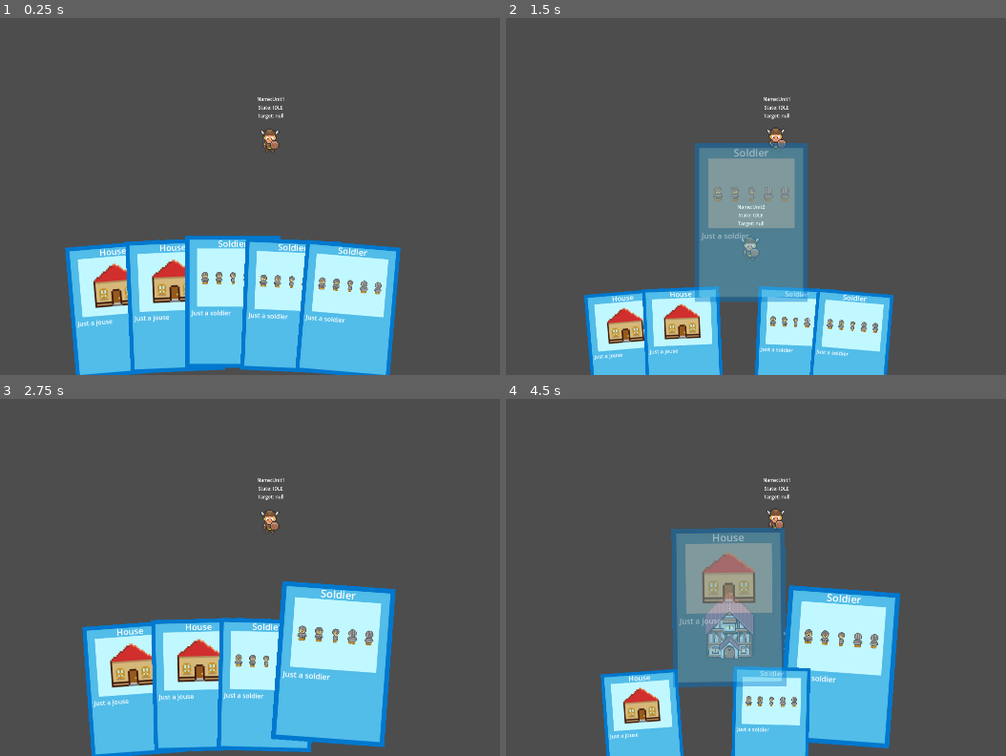
Above: before the commit, frames 1-4 (two rows, left to right).
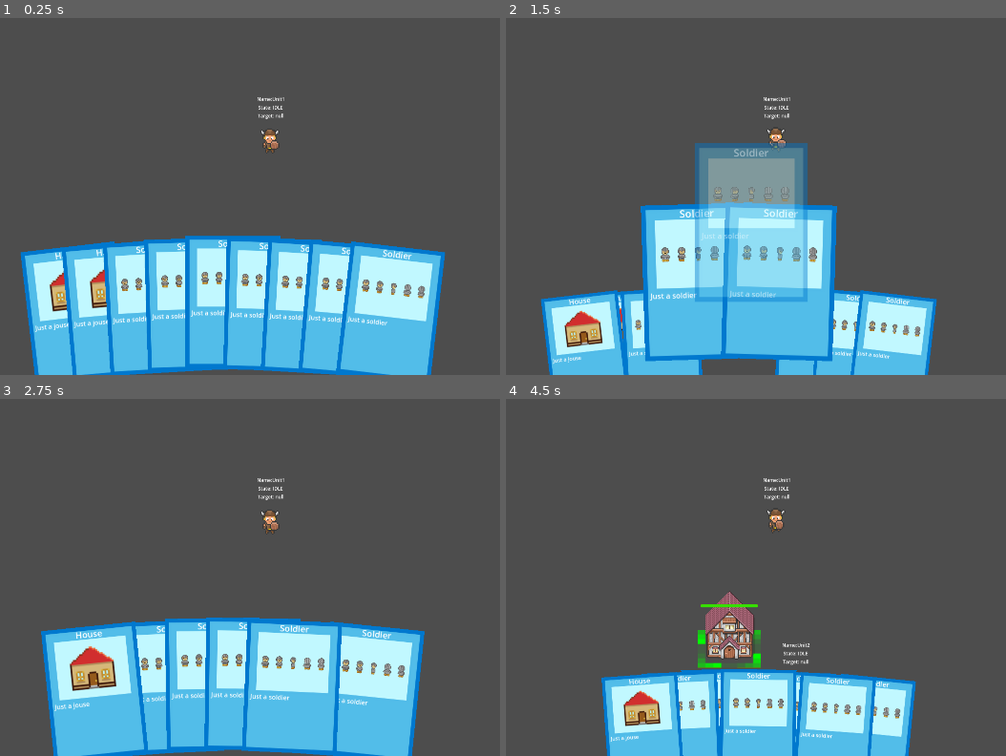
Above: after the commit, the same moments.

Repository: stranker/cardgame
Game: Godot game, scene res://Scenes/test_scene.tscn
Two runs of this game, one before a commit and one after it. Both use one fixed random seed, a clock stepped at 60 frames per second and the inputs below.
Inputs (mouse positions are in pixels of both pictures, inside the frame that each line leads up to):
- Up to frame 1 (0.25 s): no input
- Up to frame 2 (1.5 s): tap Enter at 0.5 s; drag from (776, 139) to (626, 310) at 0.52 s; drag from (741, 303) to (776, 139) at 1.27 s
- Up to frame 3 (2.75 s): move the mouse to (290, 688) at 2.02 s; click (290, 688) at 2.1 s
- Up to frame 4 (4.5 s): tap Space at 2.75 s; drag from (796, 684) to (776, 520) at 2.77 s; drag from (641, 688) to (776, 527) at 3.52 s; drag from (706, 684) to (776, 527) at 4.27 s

The runs differ from the first frame. In frame 1, 14% of the frame differs, in the area x 4-90%, y 61-100%; in frame 2, 22%; in frame 3, 18%; in frame 4, 23%, in the area x 18-83%, y 36-100%.

Commit message:
Add raycast to navigation component

Diff:
--- a/CardGame/Managers/selection_manager.gd
+++ b/CardGame/Managers/selection_manager.gd
@@ -165,9 +165,20 @@
 	pass
 
 func _process_point_data_on_objects(data : PointData):
+	var rand_radius = selected_objects.size() * 10
+	var angles_degrees = 360.0 / selected_objects.size()
+	print_debug("angles_degrees:", angles_degrees)
+	var accum_degrees = 0
 	for object in selected_objects:
+		var new_data : PointData = PointData.new()
+		new_data.object = data.object
+		var new_pos = data.position + Vector2(cos(deg_to_rad(accum_degrees)), sin(deg_to_rad(accum_degrees))) * rand_radius
+		new_data.position = new_pos
+		print_debug(new_data, data)
 		if object.has_method("do_action"):
-			object.do_action(data, false)
+			object.do_action(new_data, false)
+		accum_degrees += angles_degrees
+		print_debug("accum_degrees:", accum_degrees)
 	pass
 
 func on_map_event(event : InputEventMouse):
--- a/CardGame/Objects/Components/navigation_component.gd
+++ b/CardGame/Objects/Components/navigation_component.gd
@@ -2,11 +2,19 @@
 
 extends Node2D
 
+enum State { POSITION, TARGET }
+@export var state : State = State.POSITION
+
 @onready var navigation_agent : NavigationAgent2D = $NavigationAgent2D
 @export var min_distance_attack : float = 20.0
+@export var ray_cast_pivot : Node2D
+@export var front_ray_cast : RayCast2D
+
 var speed : float = 0
 var target : Node2D
 var target_position : Vector2
+
+var debug_direction : Vector2
 
 signal velocity_computed(vel)
 signal position_reached()
@@ -15,11 +23,14 @@
 func init(new_speed : float):
 	speed = new_speed
 	navigation_agent.max_speed = speed
+	for ray_cast in ray_cast_pivot.get_children():
+		ray_cast.add_exception(get_parent())
 	pass
 
 func target_object(obj : Node2D):
 	#print_debug("target_object")
 	target = obj
+	state = State.TARGET
 	if not target.destroy.is_connected(on_target_destroyed):
 		target.destroy.connect(on_target_destroyed)
 	move_to_position(obj.global_position)
@@ -27,11 +38,13 @@
 
 func force_move_to_position(pos : Vector2):
 	target = null
+	state = State.POSITION
 	move_to_position(pos)
 	pass
 
 func move_to_position(pos : Vector2):
 	$Timer.start()
+	set_enable_raycasts(true)
 	navigation_agent.target_position = pos
 	target_position = pos
 	set_physics_process(true)
@@ -45,12 +58,40 @@
 func _physics_process(delta):
 	if navigation_agent.is_navigation_finished():
 		return
-	if target != null and not target.is_queued_for_deletion():
-		move_to_position(target.global_position)
-		if global_position.distance_to(target.global_position) < min_distance_attack:
-			navigation_agent.target_position = get_parent().global_position
-	var next_path_position: Vector2 = navigation_agent.get_next_path_position()
-	var new_velocity: Vector2 = global_position.direction_to(next_path_position) * speed
+	match state:
+		State.POSITION:
+			_process_position(delta)
+		State.TARGET:
+			_process_target(delta)
+	pass
+
+func _process_position(delta : float):
+	_process_movement(delta)
+	pass
+
+func _draw():
+	draw_line(Vector2.ZERO, debug_direction * 100, Color.GREEN, 3)
+
+func _process_target(delta : float):
+	if not is_instance_valid(target): return
+	move_to_position(target.global_position)
+	_process_movement(delta)
+	pass
+
+func _process_movement(delta : float):
+	var direction = global_position.direction_to(navigation_agent.get_next_path_position())
+	ray_cast_pivot.rotation = atan2(direction.y, direction.x)
+	if front_ray_cast.is_colliding():
+		if front_ray_cast.get_collider().is_enemy and is_instance_valid(target):
+			front_ray_cast.enabled = false
+		$Timer.stop()
+		for ray_cast in ray_cast_pivot.get_children():
+			if not ray_cast.is_colliding():
+				direction = global_position.direction_to(ray_cast.to_global(ray_cast.target_position))
+				break
+		debug_direction = direction
+		queue_redraw()
+	var new_velocity: Vector2 = direction * speed
 	var steering = new_velocity - navigation_agent.velocity
 	var vel = navigation_agent.velocity
 	vel += steering
@@ -75,7 +116,13 @@
 	else:
 		position_reached.emit()
 	$Timer.stop()
+	set_enable_raycasts(false)
 	pass # Replace with function body.
+
+func set_enable_raycasts(value : bool):
+	for ray_cast in ray_cast_pivot.get_children():
+		ray_cast.enabled = value
+	pass
 
 func on_target_destroyed(target):
 	pass
--- a/CardGame/Objects/Components/navigation_component.tscn
+++ b/CardGame/Objects/Components/navigation_component.tscn
@@ -2,24 +2,51 @@
 
 [ext_resource type="Script" path="res://Objects/Components/navigation_component.gd" id="1_kg6vw"]
 
-[node name="NavigationComponent" type="Node2D"]
+[node name="NavigationComponent" type="Node2D" node_paths=PackedStringArray("ray_cast_pivot", "front_ray_cast")]
 script = ExtResource("1_kg6vw")
 min_distance_attack = 40.0
+ray_cast_pivot = NodePath("RaycastPivot")
+front_ray_cast = NodePath("RaycastPivot/Front")
 
 [node name="NavigationAgent2D" type="NavigationAgent2D" parent="."]
-path_desired_distance = 5.0
-target_desired_distance = 30.0
+target_desired_distance = 50.0
 path_max_distance = 10.0
-avoidance_enabled = true
 radius = 20.0
+debug_enabled = true
 debug_use_custom = true
 debug_path_custom_color = Color(1, 0, 1, 1)
-debug_path_custom_point_size = 10.0
-debug_path_custom_line_width = 6.0
+debug_path_custom_point_size = 2.0
+debug_path_custom_line_width = 1.0
 
 [node name="Timer" type="Timer" parent="."]
 wait_time = 0.1
 
+[node name="RaycastPivot" type="Node2D" parent="."]
+
+[node name="Front" type="RayCast2D" parent="RaycastPivot"]
+target_position = Vector2(100, 0)
+collision_mask = 4
+
+[node name="Left" type="RayCast2D" parent="RaycastPivot"]
+rotation = -1.309
+target_position = Vector2(100, 0)
+collision_mask = 4
+
+[node name="LeftBack" type="RayCast2D" parent="RaycastPivot"]
+rotation = -2.35619
+target_position = Vector2(100, 0)
+collision_mask = 4
+
+[node name="Right" type="RayCast2D" parent="RaycastPivot"]
+rotation = 1.309
+target_position = Vector2(100, 0)
+collision_mask = 4
+
+[node name="RightBack" type="RayCast2D" parent="RaycastPivot"]
+rotation = 2.35619
+target_position = Vector2(100, 0)
+collision_mask = 4
+
 [connection signal="target_reached" from="NavigationAgent2D" to="." method="_on_navigation_agent_2d_target_reached"]
 [connection signal="velocity_computed" from="NavigationAgent2D" to="." method="_on_navigation_agent_2d_velocity_computed"]
 [connection signal="timeout" from="Timer" to="." method="_on_timer_timeout"]
--- a/CardGame/Objects/Units/unit.gd
+++ b/CardGame/Objects/Units/unit.gd
@@ -54,8 +54,11 @@
 func do_action(data : SelectionManager.PointData, multiple_selection : bool):
 	if is_dummy: return
 	if data.object == self: return
-	if data.object and data.object.is_enemy:
-		target_object(data.object)
+	if data.object:
+		if data.object.is_enemy:
+			target_object(data.object)
+		else:
+			move_to_closest_position(data.position)
 	else:
 		move_to_position(data.position)
 	pass
@@ -65,6 +68,11 @@
 	set_state(State.MOVE)
 	navigation.force_move_to_position(pos)
 	combat_component.reset()
+	pass
+
+func move_to_closest_position(pos : Vector2):
+	var new_pos = pos + Vector2(randf_range(-50,50),randf_range(-50,50))
+	move_to_position(new_pos)
 	pass
 
 func target_object(obj : Node2D):
--- a/CardGame/Objects/Units/unit.tscn
+++ b/CardGame/Objects/Units/unit.tscn
@@ -212,8 +212,8 @@
 }]
 
 [sub_resource type="CapsuleShape2D" id="CapsuleShape2D_h2xa8"]
-radius = 16.0
-height = 64.0
+radius = 24.0
+height = 80.0
 
 [sub_resource type="CircleShape2D" id="CircleShape2D_pep51"]
 radius = 40.0
@@ -283,12 +283,14 @@
 [node name="ConstructComponent" parent="." instance=ExtResource("3_324de")]
 
 [node name="CollisionShape2D" type="CollisionShape2D" parent="ConstructComponent"]
+z_index = -1
 shape = SubResource("CapsuleShape2D_h2xa8")
 debug_color = Color(0.788235, 0.101961, 1, 0)
 
 [node name="NavigationComponent" parent="." instance=ExtResource("5_2vgb6")]
 
 [node name="CombatComponent" parent="." instance=ExtResource("6_vofuv")]
+z_index = -1
 collision_layer = 0
 collision_mask = 6
 min_attack_distance = 70.0
--- a/CardGame/Objects/card_holder.gd
+++ b/CardGame/Objects/card_holder.gd
@@ -19,6 +19,10 @@
 	var house = load("res://Objects/Cards/house_data.tres")
 	_create_card(house)
 	_create_card(house)
+	_create_card(unit)
+	_create_card(unit)
+	_create_card(unit)
+	_create_card(unit)
 	_create_card(unit)
 	_create_card(unit)
 	_create_card(unit)
